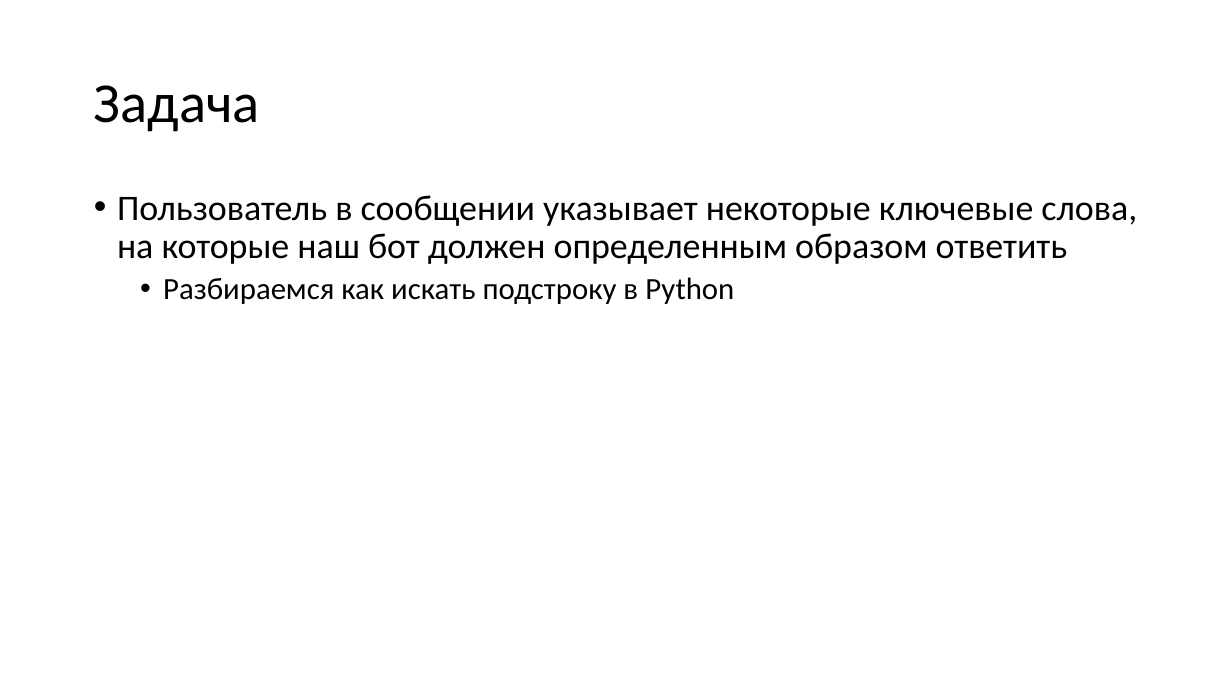
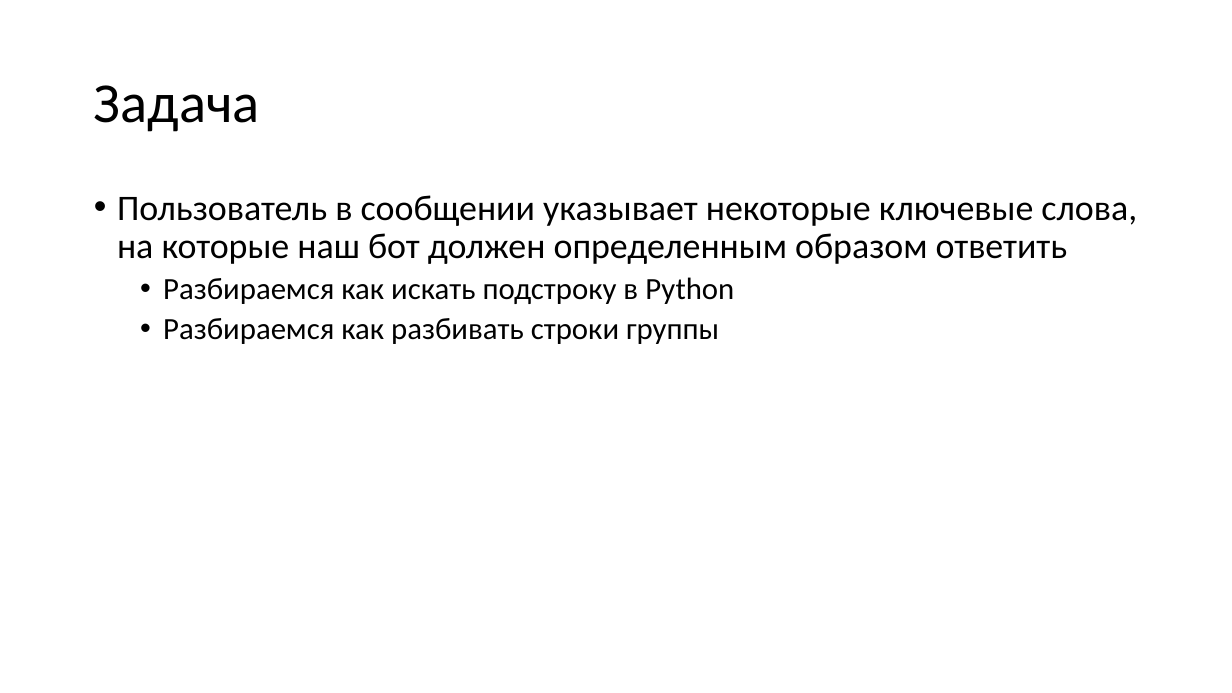
Before and after one commit to paveltsytovich/telegram-course, a slide deck: slide 104 of Presentation/Разработка ботов для телеграмм на Python.pptx. Drawn at 1232x693 pixels with LibreOffice and Linux fonts; fonts in the diff are those of the drawing. Boxes give left, top, right and bottom in pixels: in the first picture for what was removed or moved away, otherwise in the second. Text is boxed around its words. In the diff, an @@ line names an element or a change of style, - is before the commit and + after.

Commit message:
Уточнена постановка задачи в последовательном поиске

```diff
--- a/Presentation/Разработка ботов для телеграмм на Python.pptx
+++ b/Presentation/Разработка ботов для телеграмм на Python.pptx
@@ text at [163, 318, 719, 344]: paragraph added @@
+  • Разбираемся как разбивать строки группы
```
